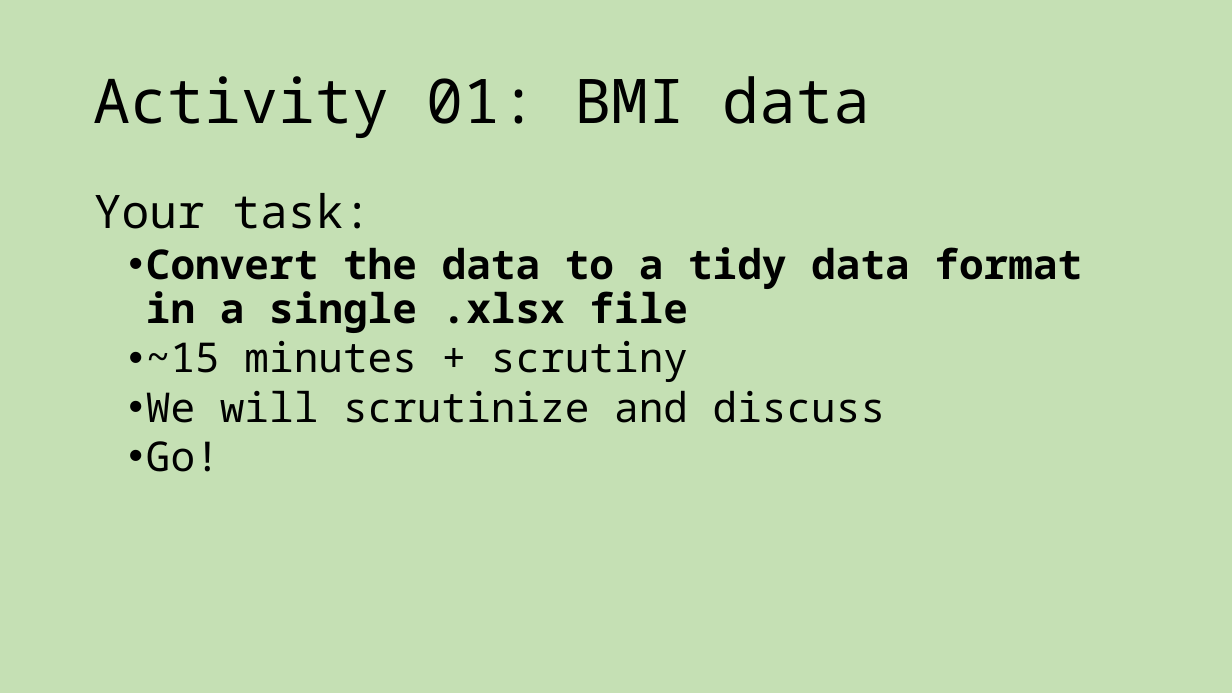
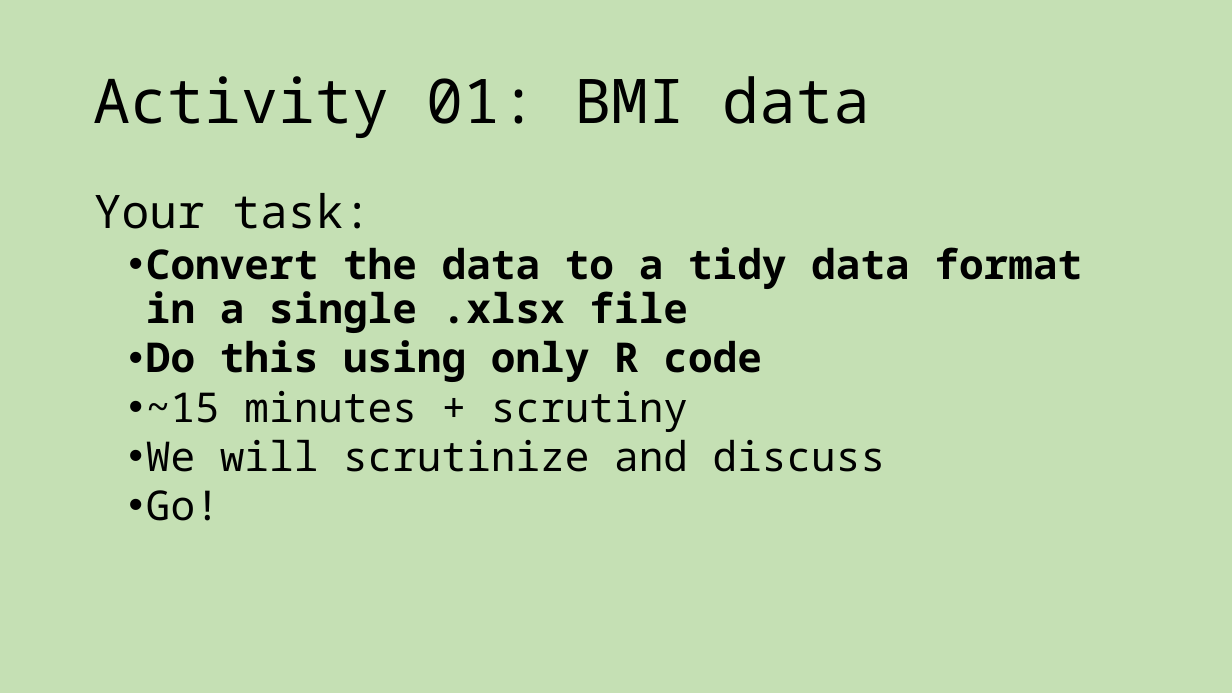
Before and after one commit to C7081-2022/website, a slide deck: slide 19 of lectures/00-course-intro.pptx. Drawn at 1232x693 pixels with LibreOffice and Linux fonts; fonts in the diff are those of the drawing. Boxes give left, top, right and bottom in pixels: in the first picture for what was removed or moved away, otherwise in the second. Text is boxed around its words. In the diff, an @@ line names an element or a change of style, - is before the commit and + after.

```diff
--- a/lectures/00-course-intro.pptx
+++ b/lectures/00-course-intro.pptx
@@ text at [146,340,762,382]: paragraph added @@
+  • Do this using only R code
```
Also in this commit, not shown: 36 other files.
